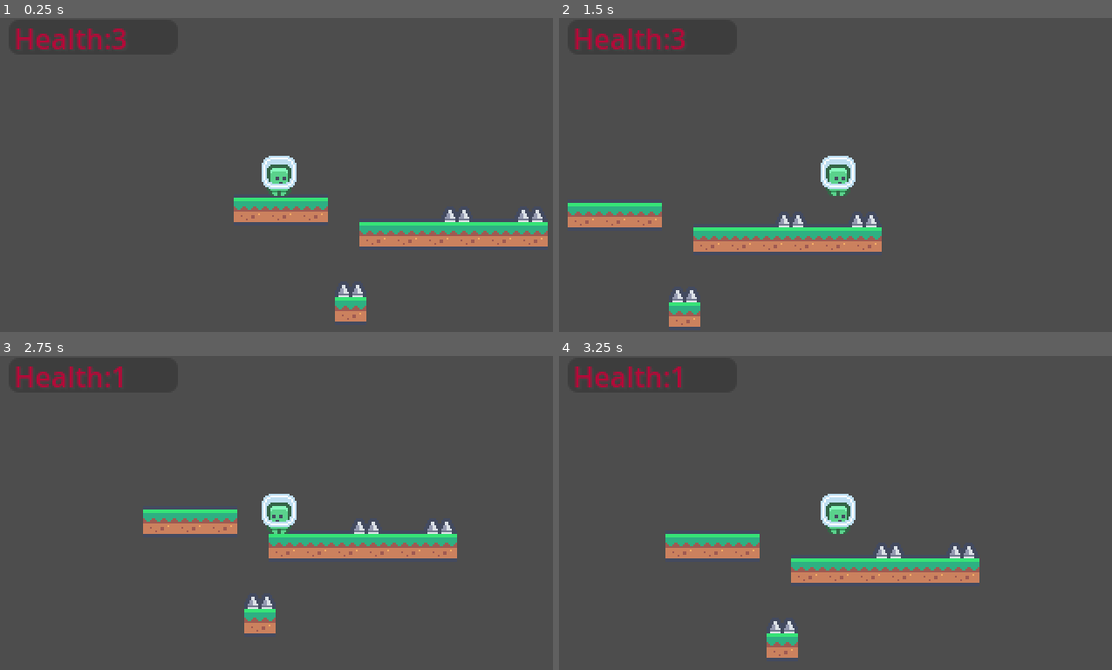
Above: before the commit, frames 1-4 (two rows, left to right).
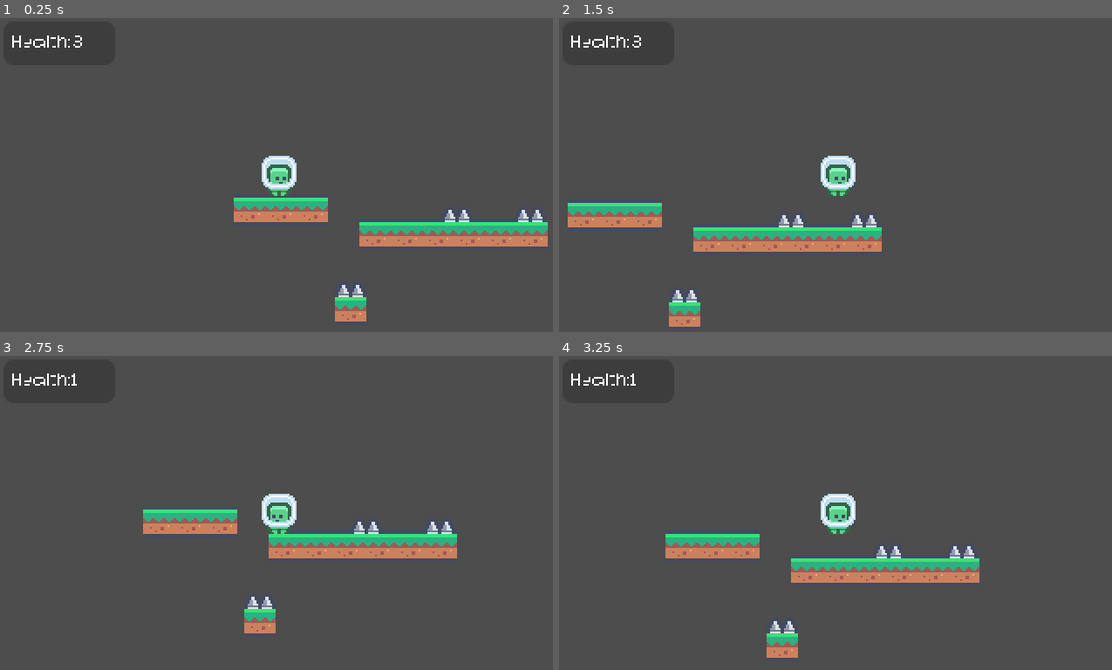
Above: after the commit, the same moments.

Repository: platz-halter/mario_clone
Game: Godot game, scene res://world.tscn
Two runs of this game, one before a commit and one after it. Both use one fixed random seed, a clock stepped at 60 frames per second and the inputs below.
Inputs:
- Up to frame 1 (0.25 s): no input
- Up to frame 2 (1.5 s): hold Shift (dash) 0.53-1.28 s; hold Right (ui_right) from 0.53 s (still down); tap Up (ui_up) at 0.77 s; tap Shift (dash) at 1.35 s
- Up to frame 3 (2.75 s): tap Up (ui_up) at 1.52 s; release Right (ui_right) at 2.03 s; hold Left (ui_left) from 2.03 s (still down); hold Shift (dash) from 2.03 s (still down)
- Up to frame 4 (3.25 s): release Left (ui_left) at 2.78 s; release Shift (dash) at 2.78 s; hold Right (ui_right) from 2.78 s (still down); tap Shift (dash) at 2.85 s; tap Up (ui_up) at 3.02 s

The runs differ from the first frame. In frame 1, 0.7% of the frame differs, in the area x 2-23%, y 3-10%; in frame 2, 0.7%; in frame 3, 0.7%; in frame 4, 0.7%.

Commit message:
changed font for player health

Diff:
--- a/player.tscn
+++ b/player.tscn
@@ -1,7 +1,8 @@
-[gd_scene load_steps=5 format=3 uid="uid://breslrdu4ta07"]
+[gd_scene load_steps=7 format=3 uid="uid://breslrdu4ta07"]
 
 [ext_resource type="Texture2D" uid="uid://d2e2hc2lf5j5k" path="res://Assets/Tiles/Characters/tile_0000.png" id="1_d3h77"]
 [ext_resource type="Script" path="res://player.gd" id="1_g00eu"]
+[ext_resource type="FontFile" uid="uid://cjwfdcobb7sk4" path="res://Fonts/fonts/connection/Connection.otf" id="3_v3j5i"]
 
 [sub_resource type="SpriteFrames" id="SpriteFrames_nmb78"]
 animations = [{
@@ -16,6 +17,10 @@
 
 [sub_resource type="RectangleShape2D" id="RectangleShape2D_r6ur2"]
 size = Vector2(14, 18)
+
+[sub_resource type="LabelSettings" id="LabelSettings_gdspq"]
+font = ExtResource("3_v3j5i")
+font_size = 20
 
 [node name="Player" type="CharacterBody2D"]
 script = ExtResource("1_g00eu")
@@ -33,19 +38,11 @@
 [node name="player_camera" type="Camera2D" parent="."]
 position_smoothing_speed = 1.0
 
-[node name="HealthLabel" type="Label" parent="."]
-offset_left = -152.0
-offset_top = -90.0
-offset_right = -57.0
-offset_bottom = -67.0
-theme_override_colors/font_color = Color(0.989789, 0, 0.26915, 1)
-theme_override_colors/font_shadow_color = Color(0.329158, 0.329158, 0.329158, 1)
-
 [node name="HealthBar" type="ProgressBar" parent="."]
-offset_left = -155.0
-offset_top = -89.0
-offset_right = -58.0
-offset_bottom = -69.0
+offset_left = -158.0
+offset_top = -88.0
+offset_right = -94.0
+offset_bottom = -63.0
 max_value = 5.0
 step = 1.0
 show_percentage = false
@@ -56,4 +53,13 @@
 position = Vector2(0, 3)
 shape = SubResource("RectangleShape2D_r6ur2")
 
+[node name="HealthLabel" type="Label" parent="."]
+offset_left = -153.0
+offset_top = -81.0
+offset_right = -107.0
+offset_bottom = -58.0
+scale = Vector2(0.5, 0.5)
+text = "Test:"
+label_settings = SubResource("LabelSettings_gdspq")
+
 [connection signal="area_entered" from="collision_detector" to="." method="_on_collision_detector_area_entered"]
